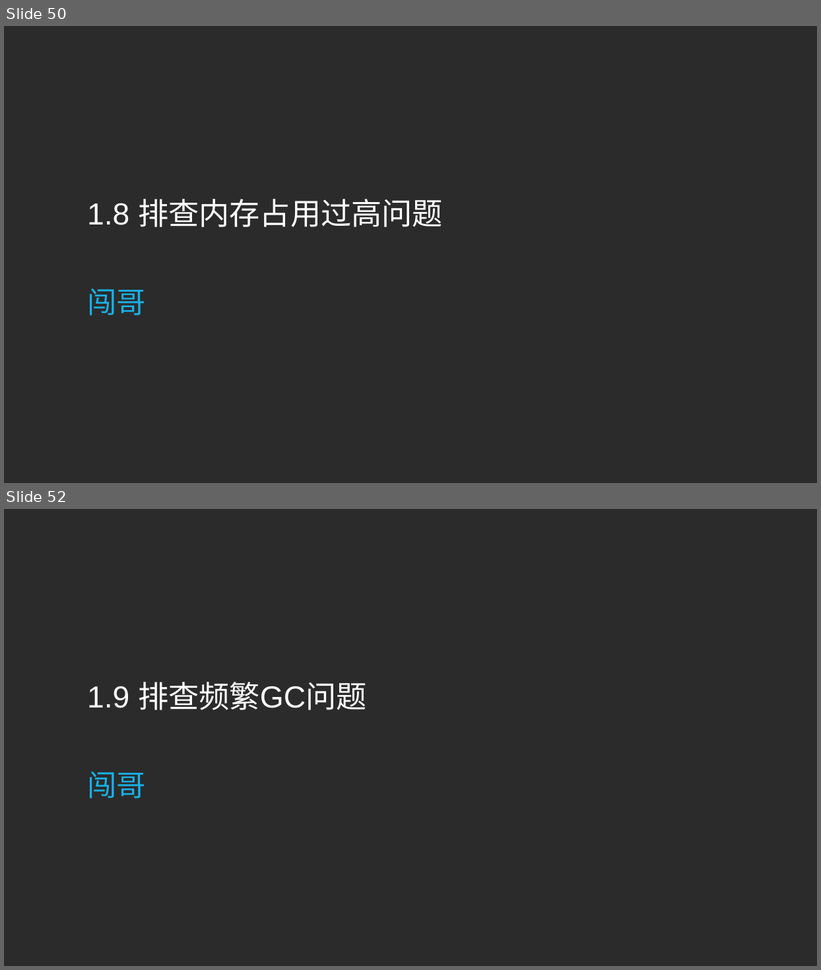
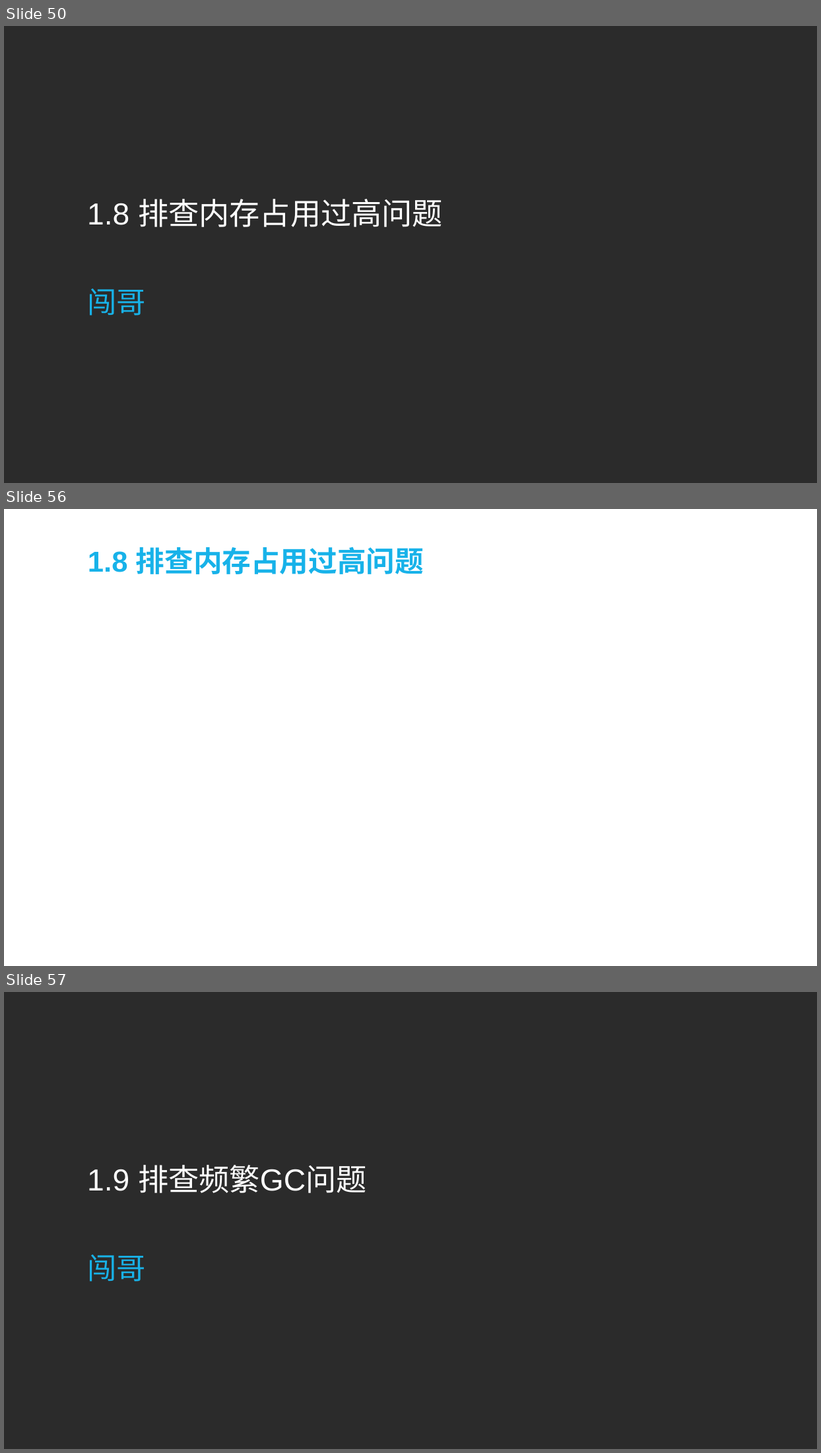
Before and after one commit to sqc157400661/Snail, a slide deck: Go专题系列/性能分析和优化专题/性能分析和优化专题.pptx. Shown one above the other, each under a label of ours: slides 50 and 52 before the commit, slides 50, 56 and 57 after it; the slides between them are not shown. The pictures are 821x970 and 821x1453 pixels, drawn with LibreOffice and Linux fonts; fonts in the diff are those of the drawing; background and template pictures are left out; a plain dark background stands for a picture behind light text. Boxes give left, top, right and bottom in pixels: in the first picture for what was removed or moved away, otherwise in the second. Text is boxed around its words. In the diff, an @@ line names an element or a change of style, - is before the commit and + after.

```diff
--- a/Go专题系列/性能分析和优化专题/性能分析和优化专题.pptx
+++ b/Go专题系列/性能分析和优化专题/性能分析和优化专题.pptx
@@ slide 56 added at box(4, 509, 817, 966), background picture (left out) @@
@@ title added at box(88, 547, 424, 574), 68 pt, text #17B2E9, bold @@
+1.8 排查内存占用过高问题
@@ what was slide 52 is now slide 57 @@
```
Also in this commit, not shown: 1 slide changed, 4 other slides added, 11 other files.
